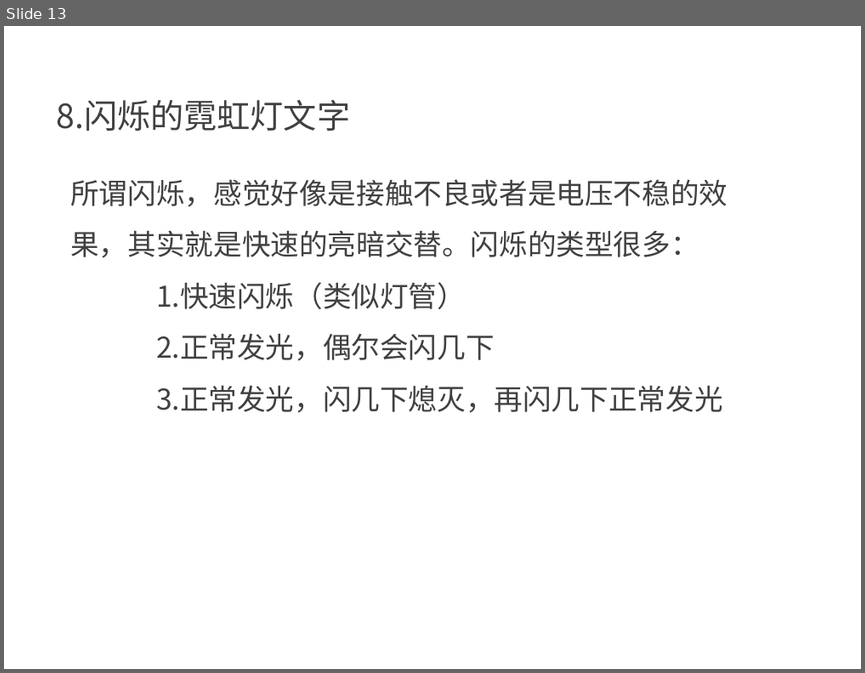
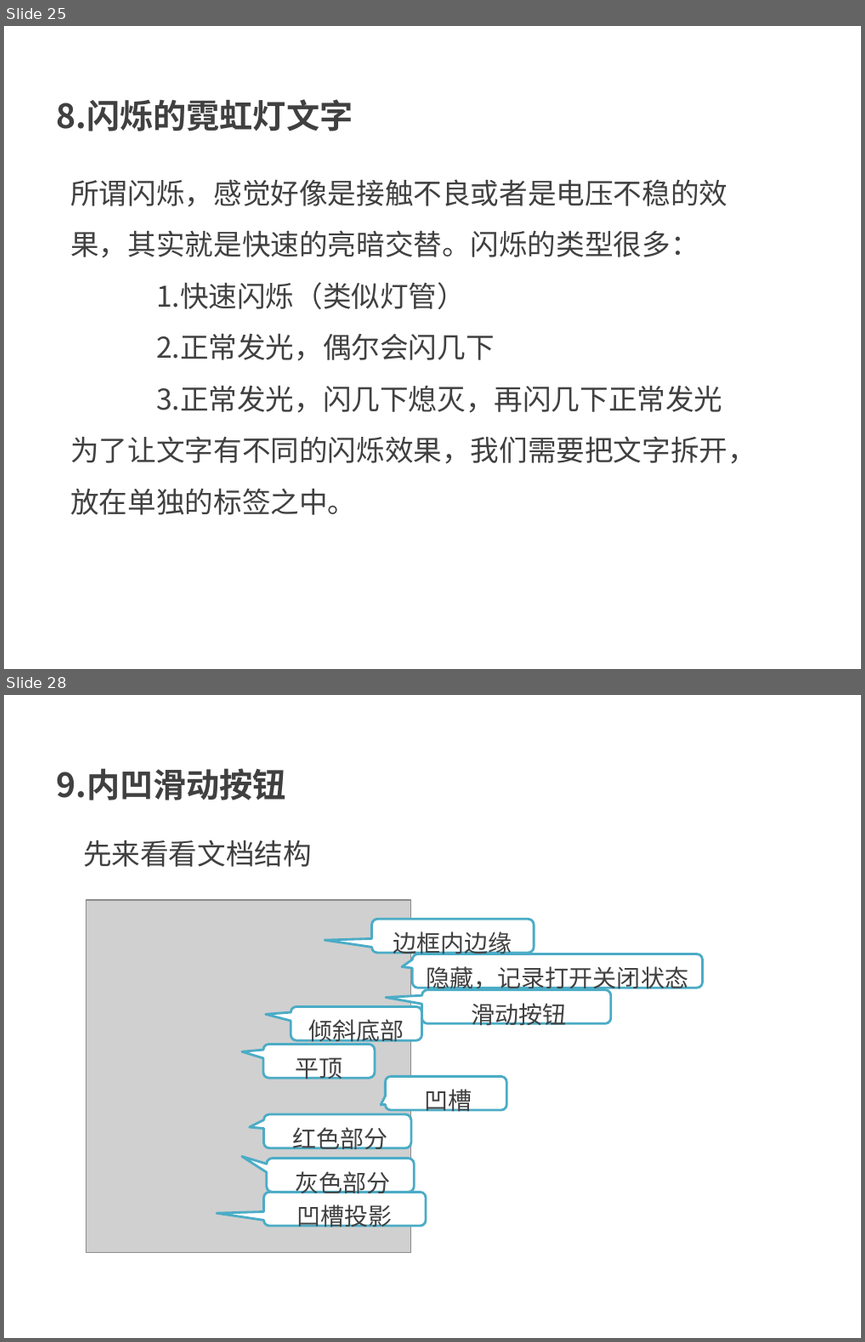
Before and after one commit to kong66/webAni, a slide deck: 7-neon2/neon2.pptx. Shown one above the other, each under a label of ours: slide 13 before the commit, slides 25 and 28 after it; the slides between them are not shown. The pictures are 865x673 and 865x1342 pixels, drawn with LibreOffice and Linux fonts; fonts in the diff are those of the drawing; grey boxes stand for pictures. Boxes give left, top, right and bottom in pixels: in the first picture for what was removed or moved away, otherwise in the second. Text is boxed around its words. In the diff, an @@ line names an element or a change of style, - is before the commit and + after.

```diff
--- a/7-neon2/neon2.pptx
+++ b/7-neon2/neon2.pptx
@@ slide 28 added at (x1=4, y1=695, x2=861, y2=1338), background #FFFFFF @@
@@ text added at (x1=56, y1=768, x2=286, y2=800), 28 pt, text #404040, bold @@
+9.内凹滑动按钮
@@ text added at (x1=83, y1=839, x2=312, y2=867), 24 pt, text #404040 @@
+先来看看文档结构
@@ picture added at (x1=86, y1=900, x2=411, y2=1253) @@
@@ rounded speech box added at (x1=371, y1=919, x2=534, y2=952), fill #FFFFFF, outline #4BACC6 2 pt, 20 pt, text #404040 @@
+边框内边缘
@@ rounded speech box added at (x1=412, y1=953, x2=703, y2=987), fill #FFFFFF, outline #4BACC6 2 pt, 20 pt, text #404040 @@
+隐藏，记录打开关闭状态
@@ rounded speech box added at (x1=422, y1=990, x2=611, y2=1023), fill #FFFFFF, outline #4BACC6 2 pt, 20 pt, text #404040 @@
+滑动按钮
@@ rounded speech box added at (x1=291, y1=1007, x2=422, y2=1040), fill #FFFFFF, outline #4BACC6 2 pt, 20 pt, text #404040 @@
+倾斜底部
@@ rounded speech box added at (x1=263, y1=1043, x2=375, y2=1077), fill #FFFFFF, outline #4BACC6 2 pt, 20 pt, text #404040 @@
+平顶
@@ rounded speech box added at (x1=386, y1=1077, x2=507, y2=1110), fill #FFFFFF, outline #4BACC6 2 pt, 20 pt, text #404040 @@
+凹槽
@@ rounded speech box added at (x1=263, y1=1114, x2=411, y2=1147), fill #FFFFFF, outline #4BACC6 2 pt, 20 pt, text #404040 @@
+红色部分
@@ rounded speech box added at (x1=266, y1=1157, x2=414, y2=1191), fill #FFFFFF, outline #4BACC6 2 pt, 20 pt, text #404040 @@
+灰色部分
@@ rounded speech box added at (x1=263, y1=1192, x2=426, y2=1225), fill #FFFFFF, outline #4BACC6 2 pt, 20 pt, text #404040 @@
+凹槽投影
@@ what was slide 13 is now slide 25 @@
@@ slide 25 changed as well @@
@@ text "8.闪烁的霓虹灯文字" at (x1=56, y1=99, x2=352, y2=131): bold on @@
@@ text at (x1=70, y1=436, x2=755, y2=515): paragraph added @@
+为了让文字有不同的闪烁效果，我们需要把文字拆开，放在单独的标签之中。
```
Also in this commit, not shown: 12 other slides changed, 20 other slides added, 6 slides removed, 4 other files.
